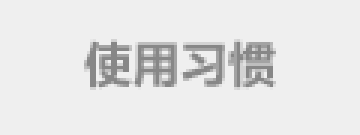
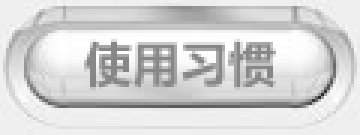
Comparing the layer stacks of the two (360, 135) images. Changes:
hid "Layer 1" over [left=0, top=0, right=360, bottom=135]
